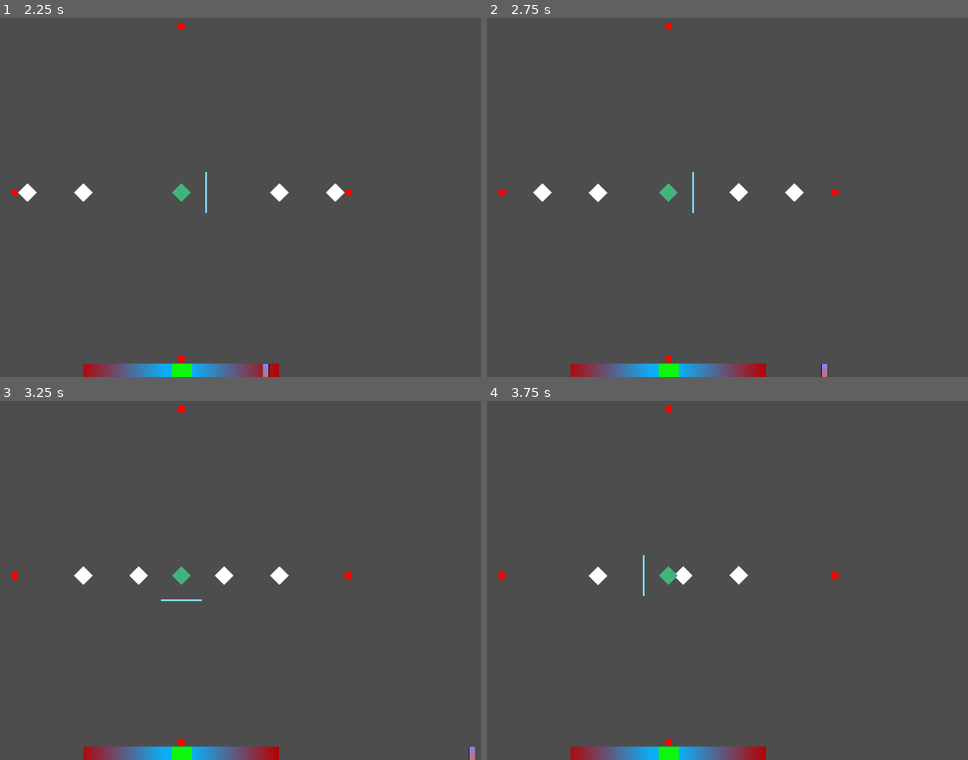
Above: before the commit, frames 1-4 (two rows, left to right).
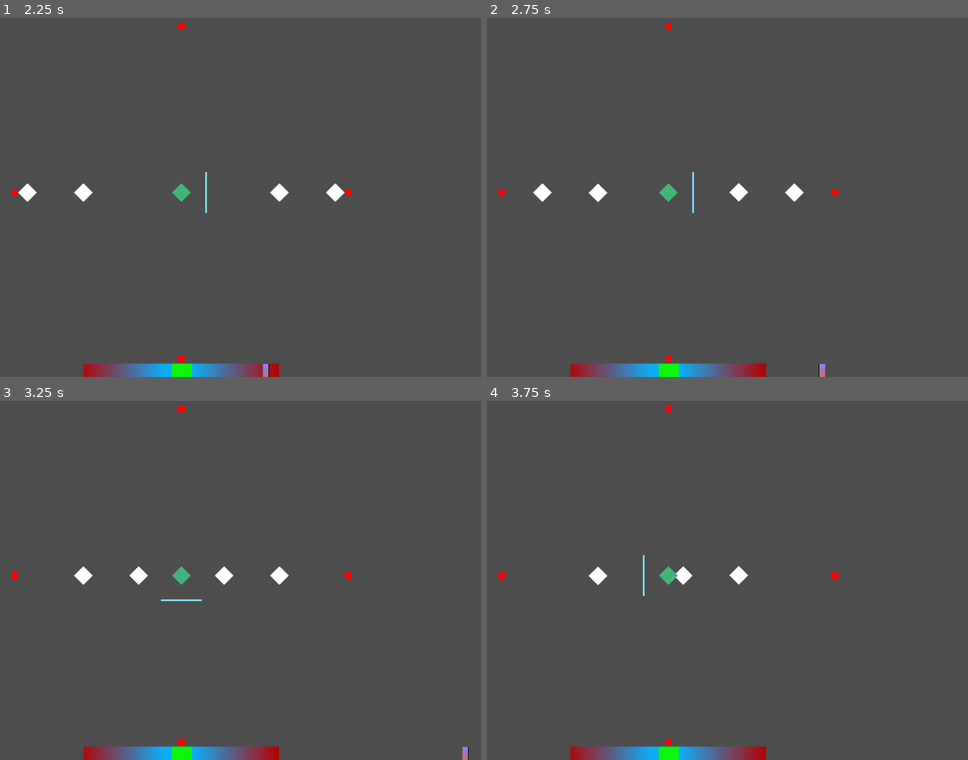
Above: after the commit, the same moments.

Repository: BluePolar282/Jame-Gam-58-2
Game: Godot game, scene res://Jame-Gam-58/Utilities/scenes/main_scene.tscn
The game is run twice, just before and just after one commit, with the same random seed, the same clock (stepped at 60 frames per second) and the same inputs.
Inputs (mouse positions are in pixels of both pictures, inside the frame that each line leads up to):
- Up to frame 1 (2.25 s): tap Enter at 0.5 s; move the mouse to (327, 172) at 0.52 s; hold D (right) 0.53-1.28 s; move the mouse to (48, 211) at 1.27 s; hold W (down) 1.28-2.03 s; move the mouse to (245, 111) at 2.02 s; hold D (right) from 2.03 s (still down)
- Up to frame 2 (2.75 s): keep holding D (right)
- Up to frame 3 (3.25 s): move the mouse to (149, 648) at 2.77 s; release D (right) at 2.78 s; hold S (up) from 2.78 s (still down)
- Up to frame 4 (3.75 s): move the mouse to (866, 630) at 3.52 s; release S (up) at 3.53 s; hold A (left) from 3.53 s (still down)

Frame 1 is identical in both runs. In frame 2, less than 0.1% of the frame differs, in the area x 68-71%, y 96-100%; in frame 3, 0.1%, in the area x 96-99%, y 96-100%; in frame 4, nothing differs.

Commit message:
now bar falls (hopefully)

Diff:
--- a/Jame-Gam-58/Utilities/scripts/balanceBar.gd
+++ b/Jame-Gam-58/Utilities/scripts/balanceBar.gd
@@ -6,11 +6,24 @@
 const MOUSE_PULL = 0.5
 
 func _process(delta):
-	var mouse_pos = get_global_mouse_position()
+	if early_head.global_position.x <= -300 or early_head.global_position.x >= 300 :
+		print("pass point of no return")
 
-	velocity += early_head.global_position.x * GRAVITY * delta
+		velocity += early_head.global_position.x * GRAVITY * delta
 
-	var pull = (mouse_pos.x - early_head.global_position.x) * MOUSE_PULL * delta
-	velocity += pull
+		var pull = (0 - early_head.global_position.x) * MOUSE_PULL * delta
+		velocity += pull
 
-	early_head.global_position.x += velocity * delta
+		early_head.global_position.x += velocity * delta
+
+	else:
+
+		var mouse_pos = get_global_mouse_position()
+
+		velocity += early_head.global_position.x * GRAVITY * delta
+
+		var pull = (mouse_pos.x - early_head.global_position.x) * MOUSE_PULL * delta
+		velocity += pull
+
+		early_head.global_position.x += velocity * delta
+		print("mouse works")
